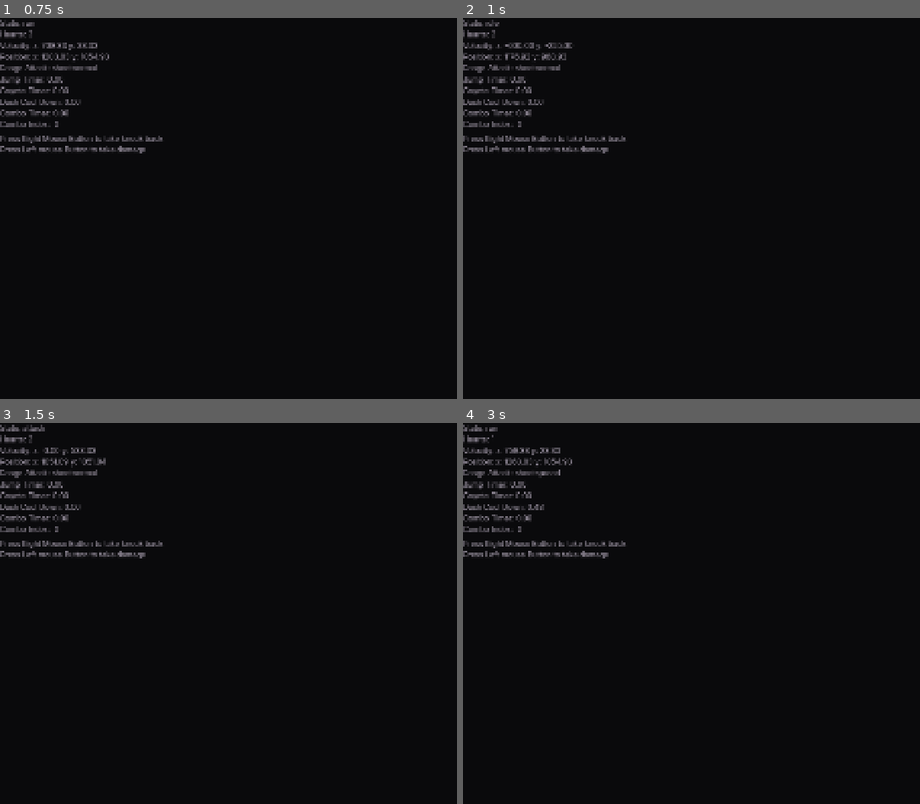
Above: before the commit, frames 1-4 (two rows, left to right).
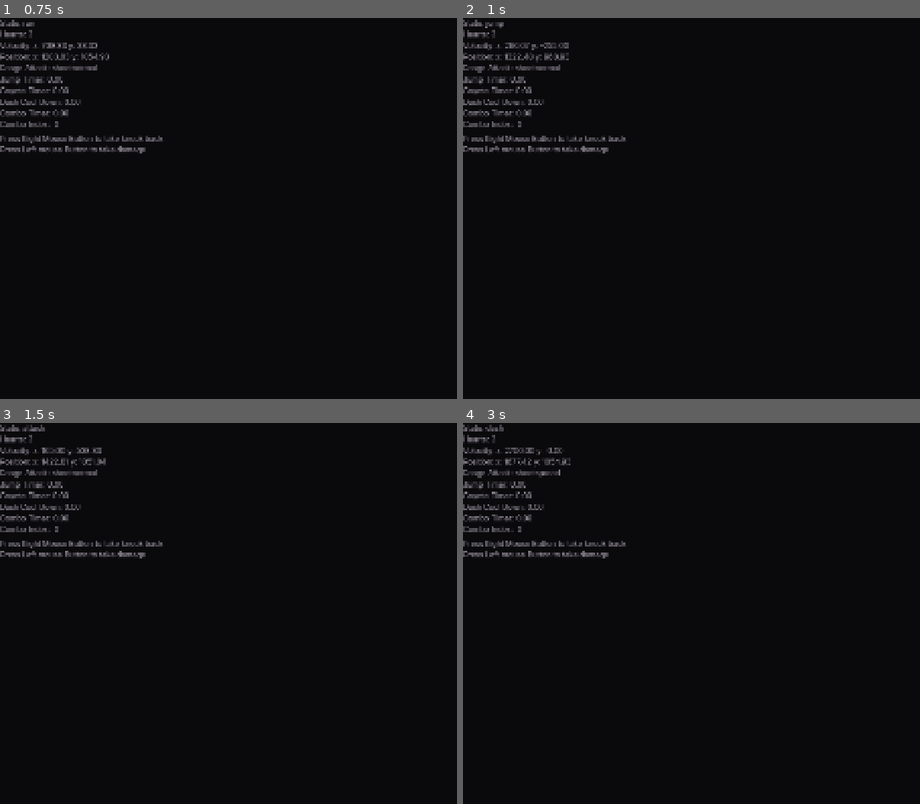
Above: after the commit, the same moments.

Repository: SinaMajdieh/boss-room
Game: Godot game, scene res://scenes/levels/level.tscn
Same seed, same stepped clock (60 frames per second), same inputs: the game is played once before the commit and once after it. The engine's default icon, where the game draws it, is replaced by a stand-in: a white triangle on a blue panel in a dark square.
Inputs (mouse positions are in pixels of both pictures, inside the frame that each line leads up to):
- Up to frame 1 (0.75 s): move the mouse to (outside the picture) at 0.52 s; hold D (move_right) from 0.53 s (still down); right-click (outside the picture) at 0.6 s
- Up to frame 2 (1 s): keep holding D (move_right); tap Space (jump) at 0.77 s
- Up to frame 3 (1.5 s): keep holding D (move_right); move the mouse to (201, 632) at 1.27 s; click (201, 632) at 1.35 s
- Up to frame 4 (3 s): tap Space (jump) at 1.52 s; move the mouse to (869, 529) at 2.02 s; release D (move_right) at 2.03 s; hold A (move_left) 2.03-2.78 s; hold Tab (cycle_attack) 2.03-2.78 s; move the mouse to (769, 689) at 2.77 s; hold D (move_right) from 2.78 s (still down); tap Shift (dash) at 2.85 s

Frame 1 is identical in both runs. In frame 2, 0.3% of the frame differs, in the area x 4-24%, y 0-12%; in frame 3, 0.2%; in frame 4, 0.3%.

Commit message:
camera look ahead updates only when player is on the floor (better platforming position

Diff:
--- a/scenes/levels/level.tscn
+++ b/scenes/levels/level.tscn
@@ -78,6 +78,7 @@
 debug_color = Color(0.28627452, 0.27450982, 0.30980393, 1)
 
 [node name="Boss" parent="." unique_id=188225108 instance=ExtResource("3_w8frs")]
+process_mode = 4
 position = Vector2(1312, 642)
 
 [node name="PlayerCamera" type="Camera2D" parent="." unique_id=397250722]
--- a/scripts/camera.gd
+++ b/scripts/camera.gd
@@ -17,6 +17,7 @@
 @export var look_ahead_enabled: bool = true
 @export var look_ahead_distance: float = 50.0
 
+var look_ahead_direction: Vector2 = Vector2.ZERO
 var smoothing_weight: float
 var target_position: Vector2
 
@@ -45,7 +46,8 @@
 func apply_look_ahead_if_enabled(target: Vector2) -> Vector2:
     if not look_ahead_enabled:
         return target
-    return target + player.movement.get_facing_direction() * look_ahead_distance
+    _update_look_ahead_direction()
+    return target + look_ahead_direction * look_ahead_distance
 
 
 func apply_smoothing_if_enabled(target: Vector2) -> Vector2:
@@ -53,5 +55,9 @@
         return target
     return lerp(global_position, target, smoothing_weight)
 
+func _update_look_ahead_direction() -> void:
+    if player.is_on_floor():
+        look_ahead_direction = player.movement.get_facing_direction()
+
 func _update_smoothing_weight() -> void:
     smoothing_weight = float(smoothing_distance) / SMOOTHING_SCALE
